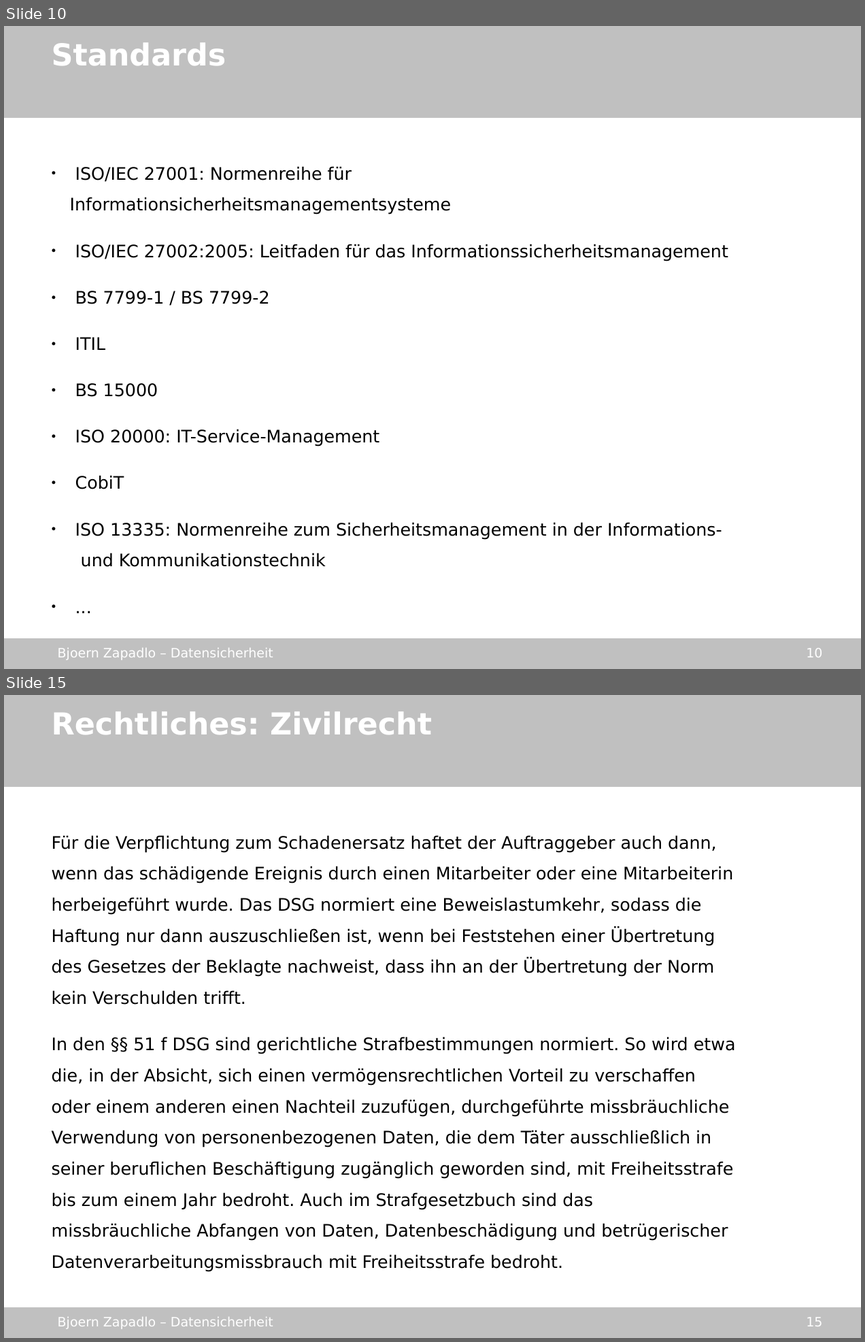
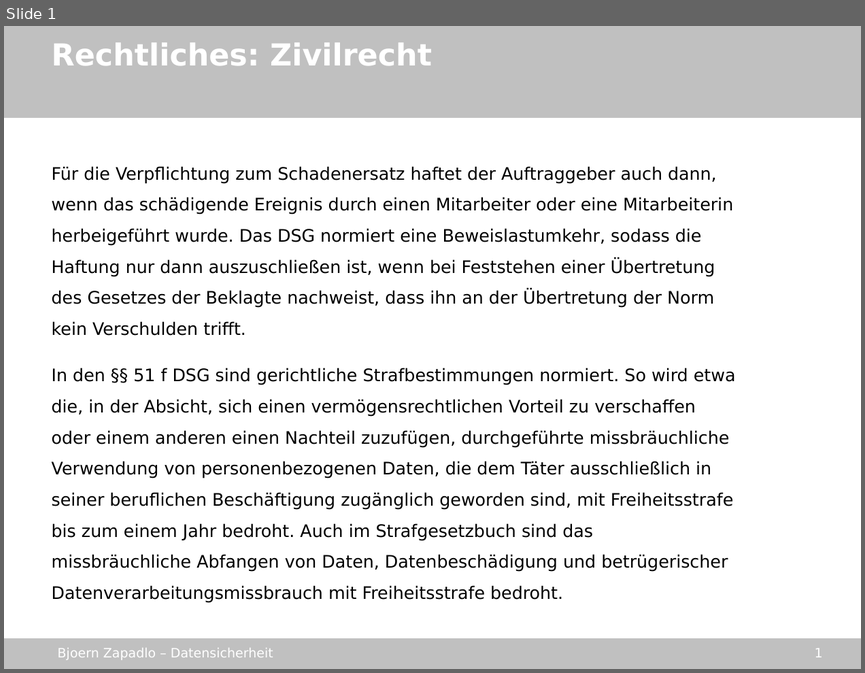
Before and after one commit to gmb2012/sae-datasecurity, a slide deck: stuff/datensicherheit_sae.odp. Shown one above the other, each under a label of ours: slides 10 and 15 before the commit, slide 1 after it; the slides between them are not shown. The pictures are 865x1342 and 865x673 pixels, drawn with LibreOffice and Linux fonts; fonts in the diff are those of the drawing; background and template pictures are left out. Boxes give left, top, right and bottom in pixels: in the first picture for what was removed or moved away, otherwise in the second. Text is boxed around its words. In the diff, an @@ line names an element or a change of style, - is before the commit and + after.

```diff
--- a/stuff/datensicherheit_sae.odp
+++ b/stuff/datensicherheit_sae.odp
@@ slide 10 removed at (4, 26, 861, 669), background picture (left out); not listed: 4 template elements that a slide beside it also shows @@
@@ text removed at (52, 42, 226, 65) @@
-Standards
@@ text removed at (70, 166, 728, 567) @@
-● ISO/IEC 27001: Normenreihe für Informationsicherheitsmanagementsysteme
-● ISO/IEC 27002:2005: Leitfaden für das Informationssicherheitsmanagement
-● BS 7799-1 / BS 7799-2
-● ITIL
-● BS 15000
-● ISO 20000: IT-Service-Management
-● CobiT
-● ISO 13335: Normenreihe zum Sicherheitsmanagement in der Informations-
-  und Kommunikationstechnik
-● ...
@@ what was slide 15 is now slide 1 @@
@@ page number at (815, 648, 823, 657): text changed @@
-15
+1
```
Also in this commit, not shown: 13 other slides removed, 2 other files.
